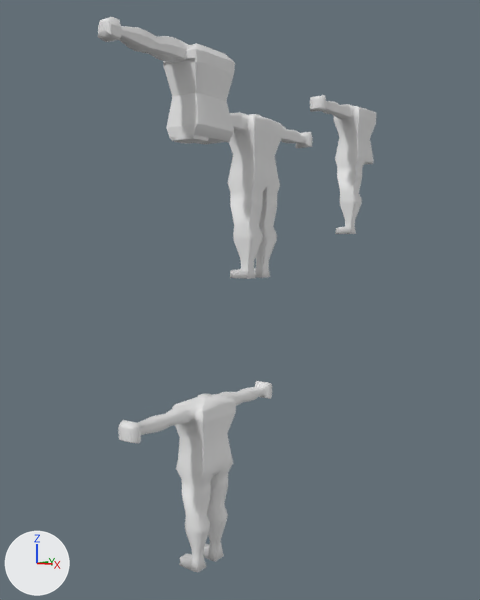
Renders of the Blender file CST 323 Character Design/Cutting Up Chaos/player characters/Nai/v2/Nai.blend from each side of a commit.
The view is the same before and after, from a camera (50 mm lens) standing at (11.05, -13.67, 5.8) and looking at (-0.37, 2.12, 4.17). Arrows for +X, +Y and +Z are at lower left; the lights stay in place.
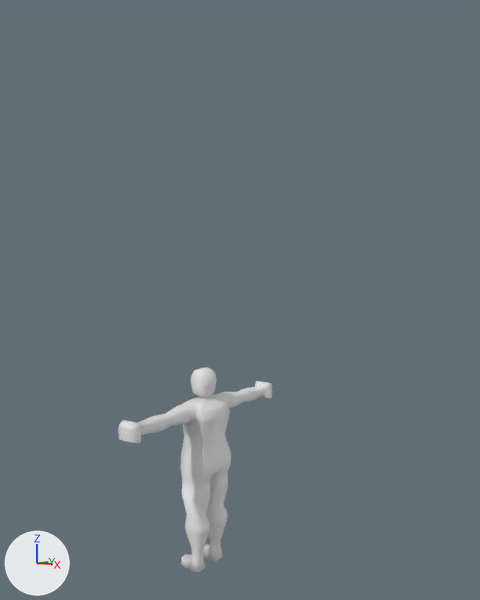
What differs and where, as boxes [x1, y1, x2, y2] in the pictures (480 x 600 px):
'Cube.003', reshaped (7% taller)
    before: [118, 381, 272, 573]
    after: [118, 367, 272, 572]
'Cube', deleted
    before: [98, 17, 235, 144]
'Cube.001', deleted
    before: [227, 112, 313, 279]
'Cube.002', deleted
    before: [310, 95, 376, 234]

Edits to the bpy script that builds the scene:
```text
Add me_cube_006:
    me_cube_006.from_pydata(...)  # 496 vertices, 468 faces, 2 loose edges; spans x -1.45..1.38, y -5.74..1.17, z -6.29..4.12
    me_cube_006.polygons.foreach_set('use_smooth', [True] * 468)
Change ob_cube_003:
    ob_cube_003: bpy.data.objects.new('Cube.003', me_cube_005) -> bpy.data.objects.new('Cube.003', me_cube_006)
Remove ob_cube:
    ob_cube = bpy.data.objects.new('Cube', me_cube)
    ob_cube.location = (0.93, -1.31, 8.87)
    ob_cube.scale = (0.365, 0.519, 1.47)
Remove ob_cube_002:
    ob_cube_002 = bpy.data.objects.new('Cube.002', me_cube_002)
    ob_cube_002.location = (-0.1, 8.92, 9.41)
    ob_cube_002.scale = (0.368, 0.514, 0.514)
Remove ob_cube_001:
    ob_cube_001 = bpy.data.objects.new('Cube.001', me_cube_004)
    ob_cube_001.location = (0.04, 2.24, 8.06)
    ob_cube_001.scale = (0.368, 0.514, 0.514)
    _m = ob_cube_001.modifiers.new('Mirror', 'MIRROR')
    _m.use_axis = (False, True, False)
    _m.use_clip = True
    _m.merge_threshold = 0.052
```
